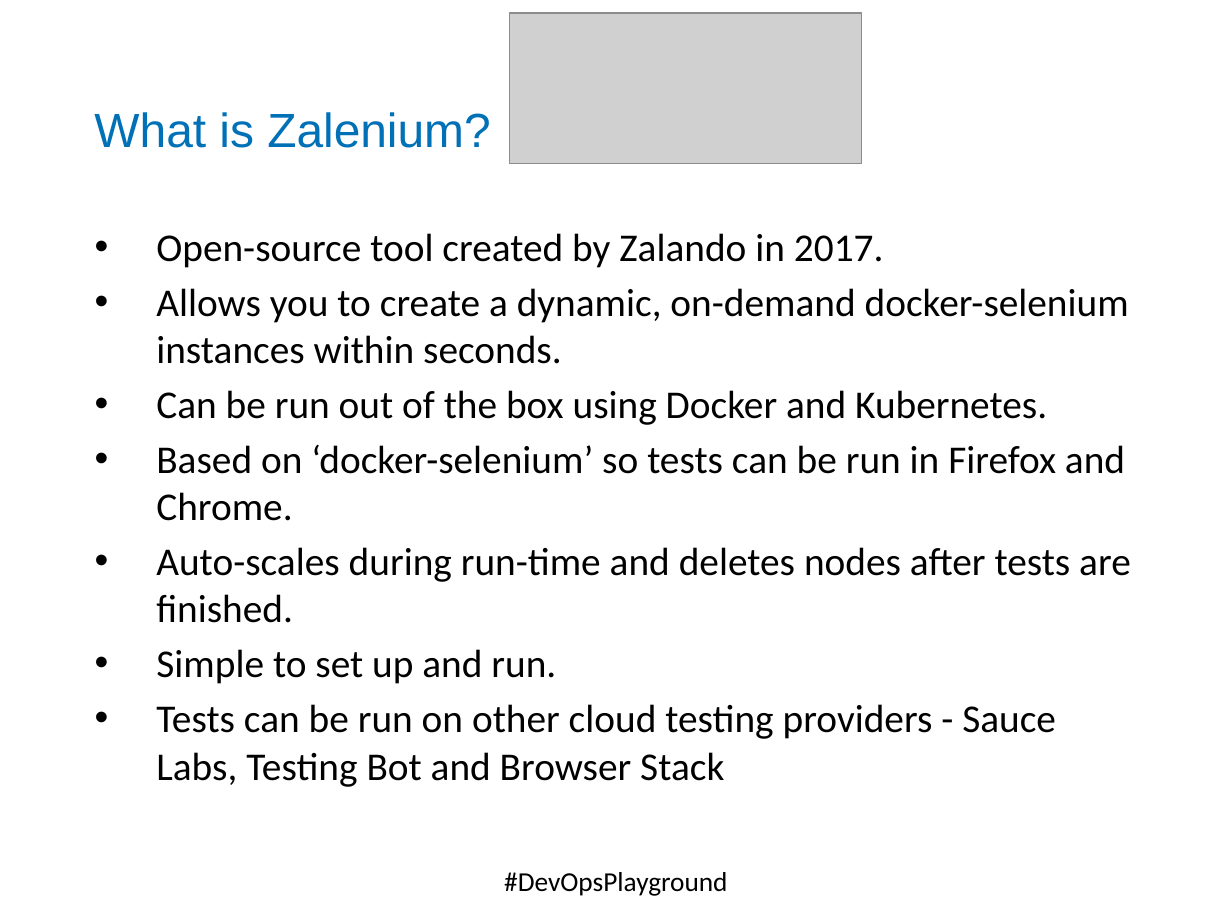
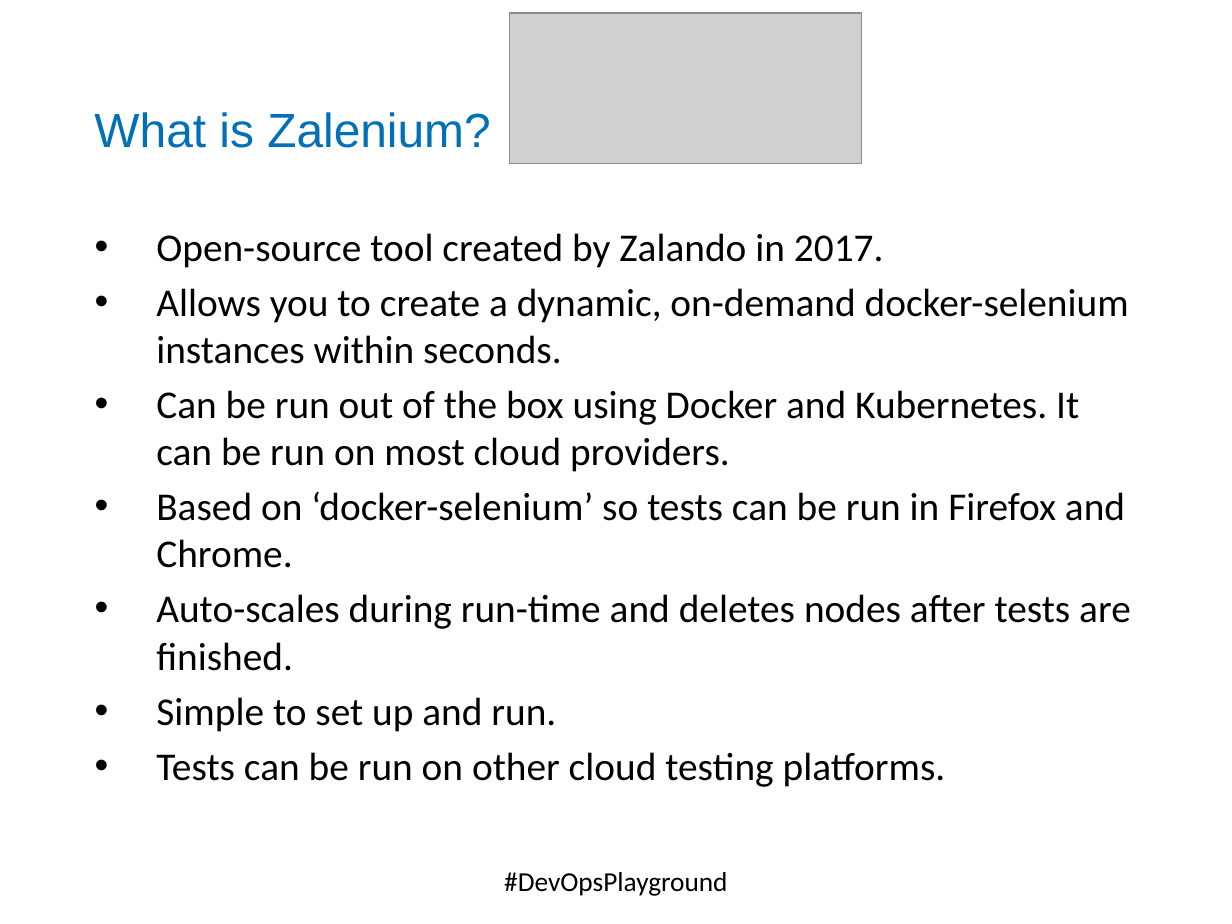
Before and after one commit to DevOpsPlayground/Hands-on-with-Selenium-Auto-Scaling-using-Docker-and-Zalenium, a slide deck: slide 7 of ECS_Digital_Template.pptx. Drawn at 1232x924 pixels with LibreOffice and Linux fonts; fonts in the diff are those of the drawing; grey boxes stand for pictures; background and template pictures are left out. Boxes give left, top, right and bottom in pixels: in the first picture for what was removed or moved away, otherwise in the second. Text is boxed around its words. In the diff, an @@ line names an element or a change of style, - is before the commit and + after.

```diff
--- a/ECS_Digital_Template.pptx
+++ b/ECS_Digital_Template.pptx
@@ text at <box>156,390,1079,472</box>: text changed @@
-• Can be run out of the box using Docker and Kubernetes.
+• Can be run out of the box using Docker and Kubernetes. It can be run on most cloud providers.
@@ text at <box>156,752,946,787</box>: text changed @@
-• Tests can be run on other cloud testing providers - Sauce Labs, Testing Bot and Browser Stack
+• Tests can be run on other cloud testing platforms.
```
Also in this commit, not shown: 1 slide added, 2 other files.
